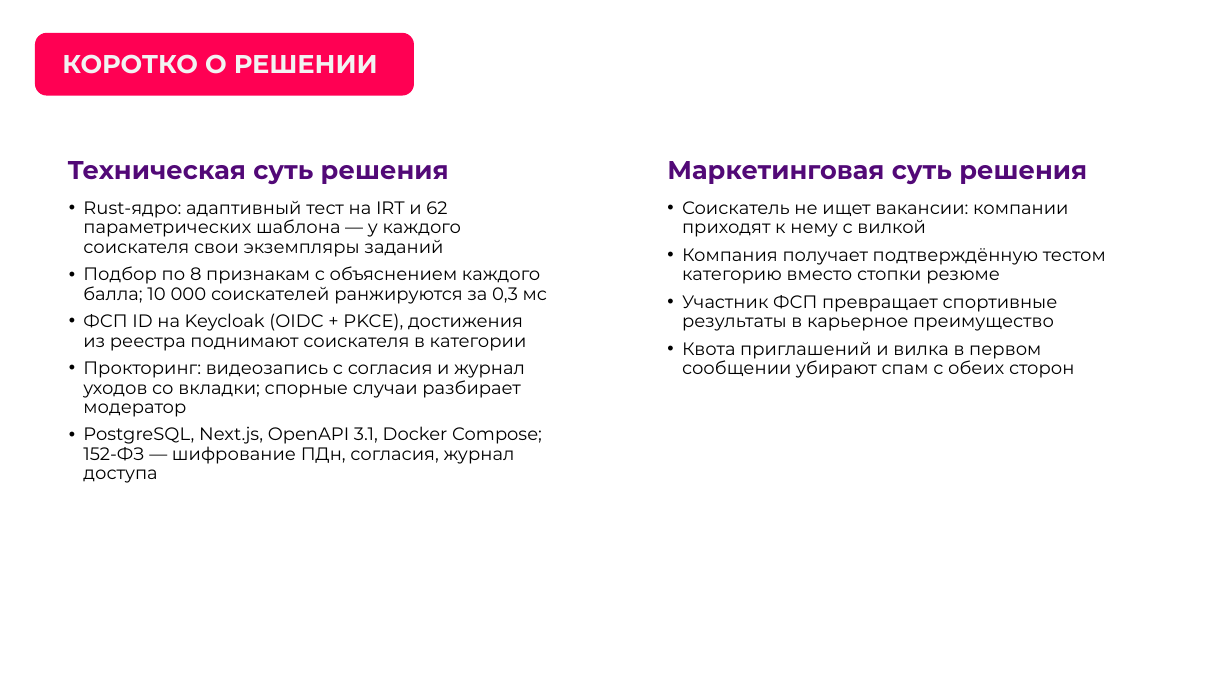
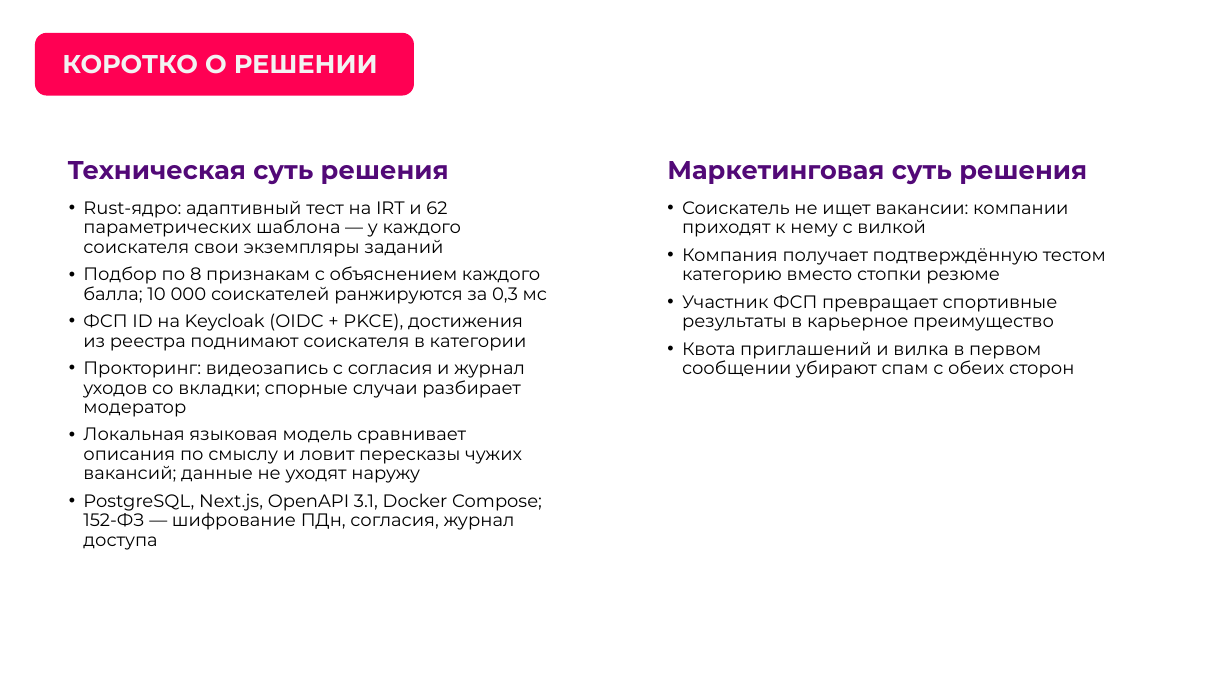
Before and after one commit to K1NGSM4N3/fsp-hack, a slide deck: slide 5 of docs/presentation.pptx. Drawn at 1232x693 pixels with LibreOffice and Linux fonts; fonts in the diff are those of the drawing; background and template pictures are left out. Boxes give left, top, right and bottom in pixels: in the first picture for what was removed or moved away, otherwise in the second. Text is boxed around its words. In the diff, an @@ line names an element or a change of style, - is before the commit and + after.

```diff
--- a/docs/presentation.pptx
+++ b/docs/presentation.pptx
@@ text at (83, 427, 522, 483): paragraph added @@
+• Локальная языковая модель сравнивает описания по смыслу и ловит пересказы чужих вакансий; данные не уходят наружу
```
Also in this commit, not shown: 2 other slides changed, 1 other file.
